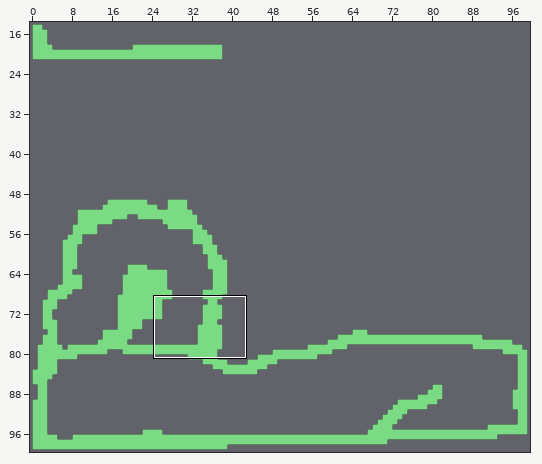
Tiled map, stored at core/assets/map.tmx. Above, an overview of the earlier version with the close-up marked.
Close-up. Before the edit:
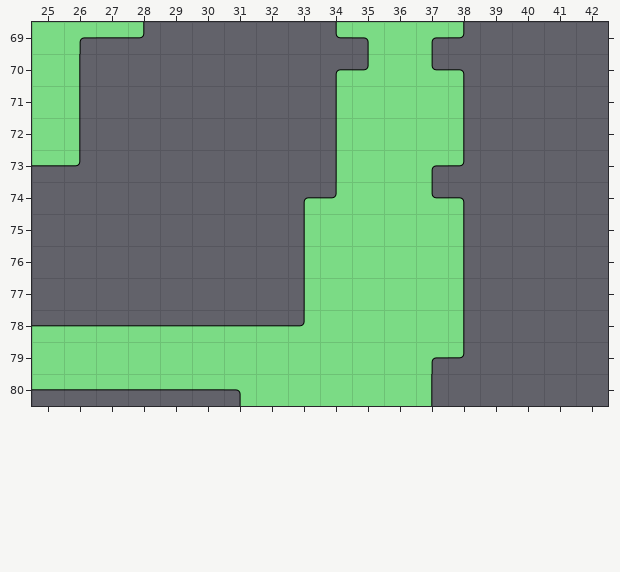
Cells are 32x32 px. Shown: x 25..42, y 69..80. The commit also changed other parts of the map, which this record leaves out.
After the commit:
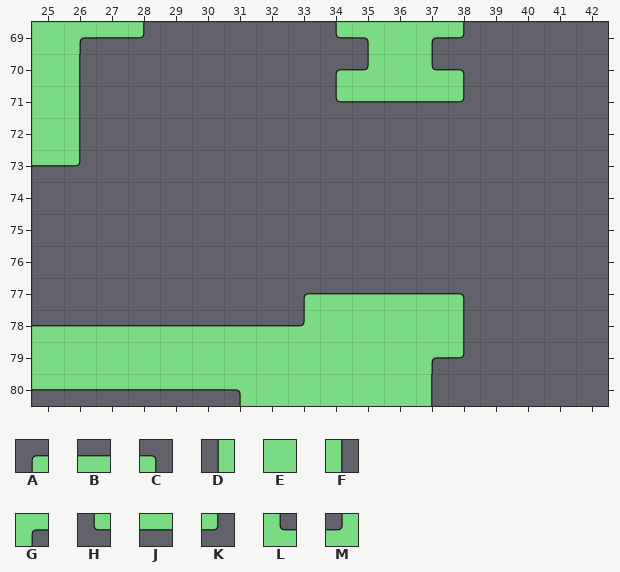
Key: from "default": A 40, B 41, C 42, D 48, E 49, F 50, G 51, H 56, J 57, K 58, L 59, M 60.
_ is an empty cell.
Changes in this commit:
Layer "default":
The author changed tile D to tile A in row 77 at x 33.
The author changed tile E to tile B in row 77 at x 34 to 37.
The author changed tile F to tile C in row 77 at x 38.
The author changed tile D to tile H in row 71 at x 34.
The author changed tile E to tile J in row 71 at x 35 to 37.
The author changed tile F to tile K in row 71 at x 38.
The author cleared tile A in row 74 at x 33.
The author cleared tile C in row 74 at x 38.
The author cleared tile D in rows 72 to 73 at x 34; in rows 75 to 76 at x 33.
The author cleared tile E in row 72 at x 35 to 37; in rows 73 to 74 at x 35 to 36; in rows 75 to 76 at x 34 to 37.
The author cleared tile F in row 72 at x 38; in rows 75 to 76 at x 38.
The author cleared tile G in row 73 at x 37.
The author cleared tile K in row 73 at x 38.
The author cleared tile L in row 74 at x 37.
The author cleared tile M in row 74 at x 34.
